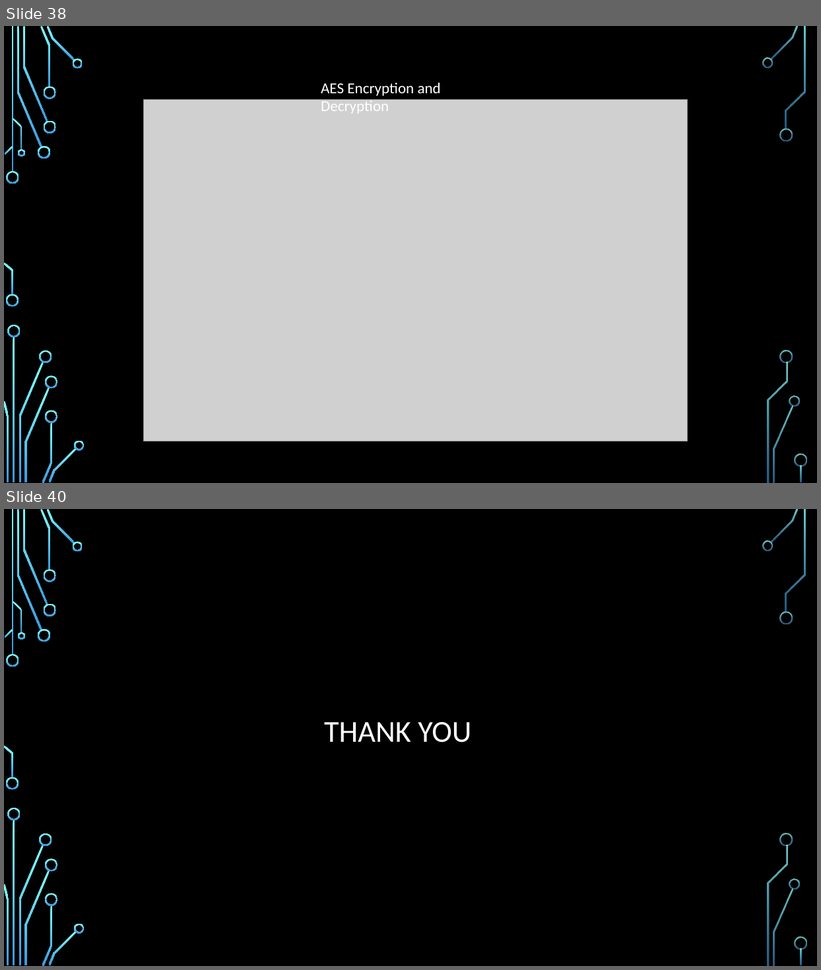
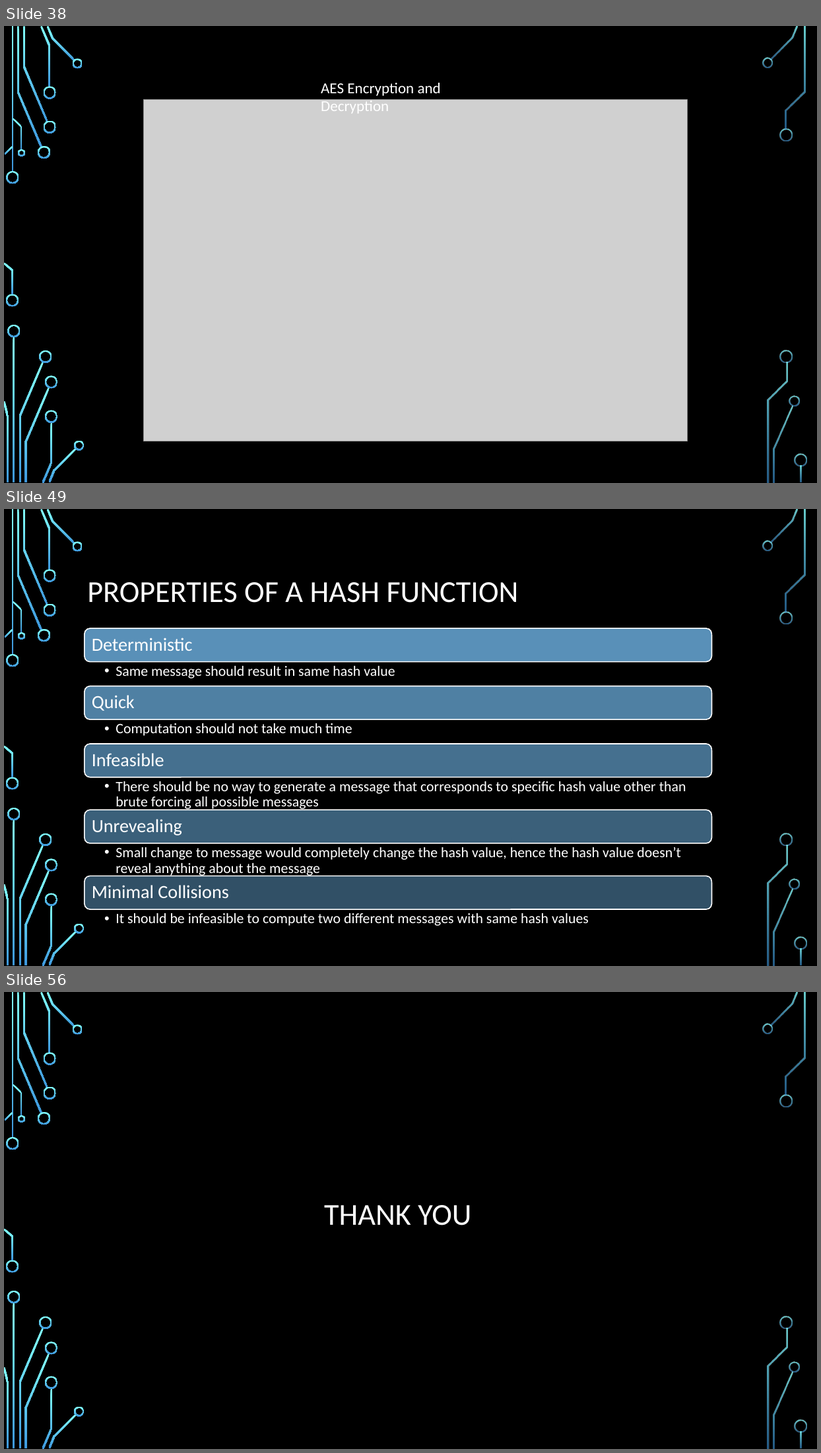
Before and after one commit to stevemann2705/meetup, a slide deck: Crypto.pptx. Shown one above the other, each under a label of ours: slides 38 and 40 before the commit, slides 38, 49 and 56 after it; the slides between them are not shown. The pictures are 821x970 and 821x1453 pixels, drawn with LibreOffice and Linux fonts; fonts in the diff are those of the drawing; grey boxes stand for pictures; background and template pictures are left out. Boxes give left, top, right and bottom in pixels: in the first picture for what was removed or moved away, otherwise in the second. Text is boxed around its words. In the diff, an @@ line names an element or a change of style, - is before the commit and + after.

```diff
--- a/Crypto.pptx
+++ b/Crypto.pptx
@@ slide 49 added at bbox=[4, 509, 817, 966], background picture (left out); not listed: 36 template elements that a slide beside it also shows @@
@@ title added at bbox=[87, 582, 519, 603], 36 pt, text #FFFFFF @@
+PROPERTIES OF A HASH FUNCTION
@@ group added at bbox=[85, 628, 712, 926]: 10 texts, 5 rounded rectangles @@
+Deterministic
+  •• Same message should result in same hash value
+Quick
+  •• Computation should not take much time
+Infeasible
+  •• There should be no way to generate a message that corresponds to specific hash value other than brute forcing all possible messages
+Unrevealing
+  •• Small change to message would completely change the hash value, hence the hash value doesn’t reveal anything about the message
+Minimal Collisions
+  •• It should be infeasible to compute two different messages with same hash values
@@ what was slide 40 is now slide 56 @@
```
Also in this commit, not shown: 2 slides changed, 15 other slides added.
